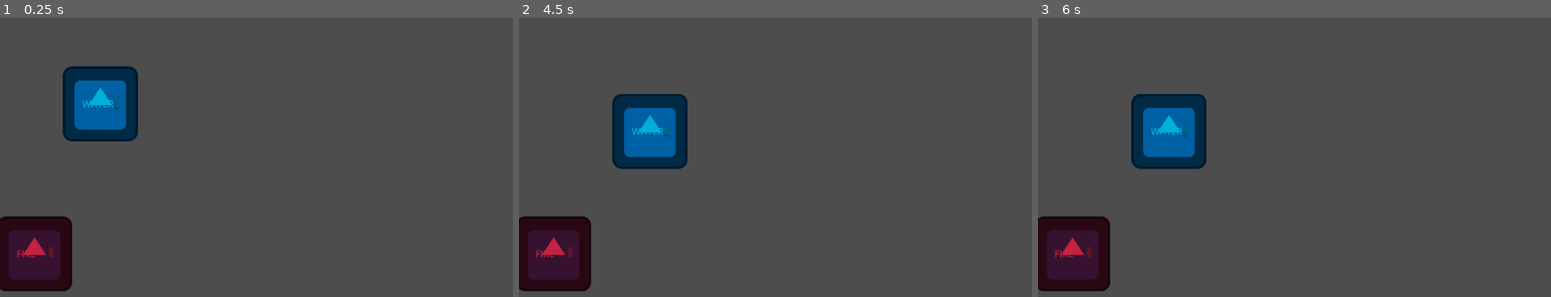
Above: before the commit, frames 1-3 (left to right).
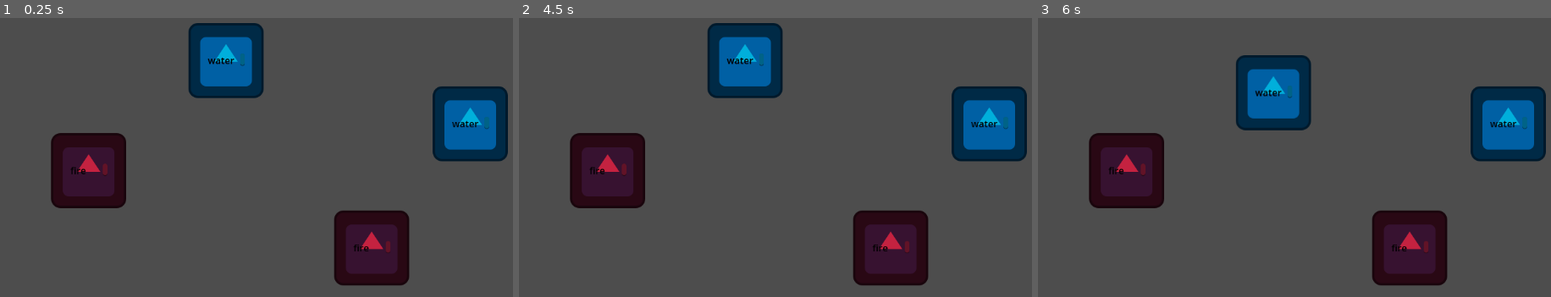
Above: after the commit, the same moments.

Repository: van9md/cardgame
Game: Godot game, scene res://levels/level.tscn
The game is run twice, just before and just after one commit, with the same random seed, the same clock (stepped at 60 frames per second) and the same inputs. The engine's default icon, where the game draws it, is replaced by a stand-in: a white triangle on a blue panel in a dark square.
Inputs (mouse positions are in pixels of both pictures, inside the frame that each line leads up to):
- Up to frame 1 (0.25 s): no input
- Up to frame 2 (4.5 s): tap Enter at 0.5, 2, 3.5 s; move the mouse to (1006, 171) at 0.52 s; click (1006, 171) at 0.6 s; tap Space at 1.25, 2.75, 4.25 s; move the mouse to (724, 210) at 1.27 s; click (724, 210) at 1.35 s; move the mouse to (924, 107) at 2.02 s; click (924, 107) at 2.1 s; move the mouse to (821, 266) at 2.77 s; click (821, 266) at 2.85 s; move the mouse to (outside the picture) at 3.52 s; click (outside the picture) at 3.6 s; move the mouse to (652, 135) at 4.27 s; click (652, 135) at 4.35 s
- Up to frame 3 (6 s): move the mouse to (1412, 190) at 5.02 s; click (1412, 190) at 5.1 s; move the mouse to (1273, 96) at 5.77 s; click (1273, 96) at 5.85 s

The runs differ from the first frame. In frame 1, 23% of the frame differs, in the area x 0-100%, y 1-98%; in frame 2, 22%; in frame 3, 22%.

Commit message:
reaction

Diff:
--- a/cards/card.gd
+++ b/cards/card.gd
@@ -4,13 +4,17 @@
 var element_top= ""
 var intersect = false
 var area_top = "Area"
+#var level = self.get_parent()
+#var card := preload("res://cards/card.tscn")
+var card
 signal  reaction(a,b)
 @export var element: String = "element"
 @export var color:Color
 
-@export var reactions = []
+@export var reactions = {}
 
 func _ready():
+
 	get_node("Icon/Area2D/Label").text = element
 	get_node("Icon").set_modulate(color)
 
@@ -20,6 +24,7 @@
 		global_position = lerp(global_position, get_global_mouse_position(),25*delta)
 
 func _process(delta):
+	var level = self.get_parent()
 	check_drop()
 
 func _on_control_gui_input(event):
@@ -27,6 +32,7 @@
 		selected = true
 		released = false
 		print(element, " clicked!")
+		print("my reaction is: ", reactions )
 	if Input.is_action_just_released("click"):
 		released = true
 		selected = false
@@ -45,7 +51,20 @@
 
 func check_drop():
 	if selected == false and intersect == true and area_top.get_parent().get_parent().released == true:
-		#custom reaction
-		reaction.emit(element,element_top,self,area_top.get_parent().get_parent())
-		#delete element_top on enter
-		area_top.get_parent().get_parent().queue_free()
+		#custom signal
+		#reaction.emit(element,element_top,self,area_top.get_parent().get_parent())
+		#delete if it any reaction
+		if element_top in reactions:
+			#delete element_top on enter
+			area_top.get_parent().get_parent().queue_free()
+			#create new card from reactions
+			create_new_card()
+			self.queue_free()
+
+
+func create_new_card():
+	var card = self.get_parent().card_scene.instantiate()
+	card.element=reactions[element_top]
+	card.color = Color(1, 1, 1, 1)
+	card.global_position=get_global_mouse_position()
+	self.get_parent().add_child(card)
--- a/cards/card.tscn
+++ b/cards/card.tscn
@@ -24,6 +24,7 @@
 offset_top = 52.0
 offset_right = 96.0
 offset_bottom = 73.0
+theme_override_colors/default_color = Color(0, 0, 0, 1)
 bbcode_enabled = true
 text = "WATER"
 
@@ -38,6 +39,7 @@
 position = Vector2(64, 64)
 shape = SubResource("RectangleShape2D_v8hcd")
 
+[connection signal="reaction" from="." to="." method="_on_reaction"]
 [connection signal="area_entered" from="Icon/Area2D" to="." method="_on_area_2d_area_entered"]
 [connection signal="area_exited" from="Icon/Area2D" to="." method="_on_area_2d_area_exited"]
 [connection signal="gui_input" from="Icon/Area2D/Control" to="." method="_on_control_gui_input"]
--- a/levels/level.gd
+++ b/levels/level.gd
@@ -1,5 +1,6 @@
 extends Node2D
 
+@export var card_scene: PackedScene
 
 # Called when the node enters the scene tree for the first time.
 func _ready():
@@ -9,3 +10,8 @@
 # Called every frame. 'delta' is the elapsed time since the previous frame.
 func _process(delta):
 	pass
+
+
+func _on_reaction(a, b):
+	print("reaction")
+	pass # Replace with function body.
--- a/levels/level.tscn
+++ b/levels/level.tscn
@@ -5,13 +5,36 @@
 
 [node name="level" type="Node2D"]
 script = ExtResource("1_sy437")
+card_scene = ExtResource("1_jr53a")
 
-[node name="card" parent="." instance=ExtResource("1_jr53a")]
-position = Vector2(171, 174)
-element = "WATER"
+[node name="water" parent="." instance=ExtResource("1_jr53a")]
+position = Vector2(801, 208)
+element = "water"
 color = Color(0, 0.686275, 0.858824, 1)
+reactions = {
+"fire": "steam"
+}
 
-[node name="card2" parent="." instance=ExtResource("1_jr53a")]
-position = Vector2(59, 430)
-element = "FIRE"
+[node name="water2" parent="." instance=ExtResource("1_jr53a")]
+position = Vector2(385, 100)
+element = "water"
+color = Color(0, 0.686275, 0.858824, 1)
+reactions = {
+"fire": "steam"
+}
+
+[node name="fire" parent="." instance=ExtResource("1_jr53a")]
+position = Vector2(151, 288)
+element = "fire"
 color = Color(0.768627, 0.133333, 0.25098, 1)
+reactions = {
+"water": "steam"
+}
+
+[node name="fire2" parent="." instance=ExtResource("1_jr53a")]
+position = Vector2(633, 420)
+element = "fire"
+color = Color(0.768627, 0.133333, 0.25098, 1)
+reactions = {
+"water": "steam"
+}
Binary file added: levels/sprite.png
Not shown, added: levels/sprite.png.import
